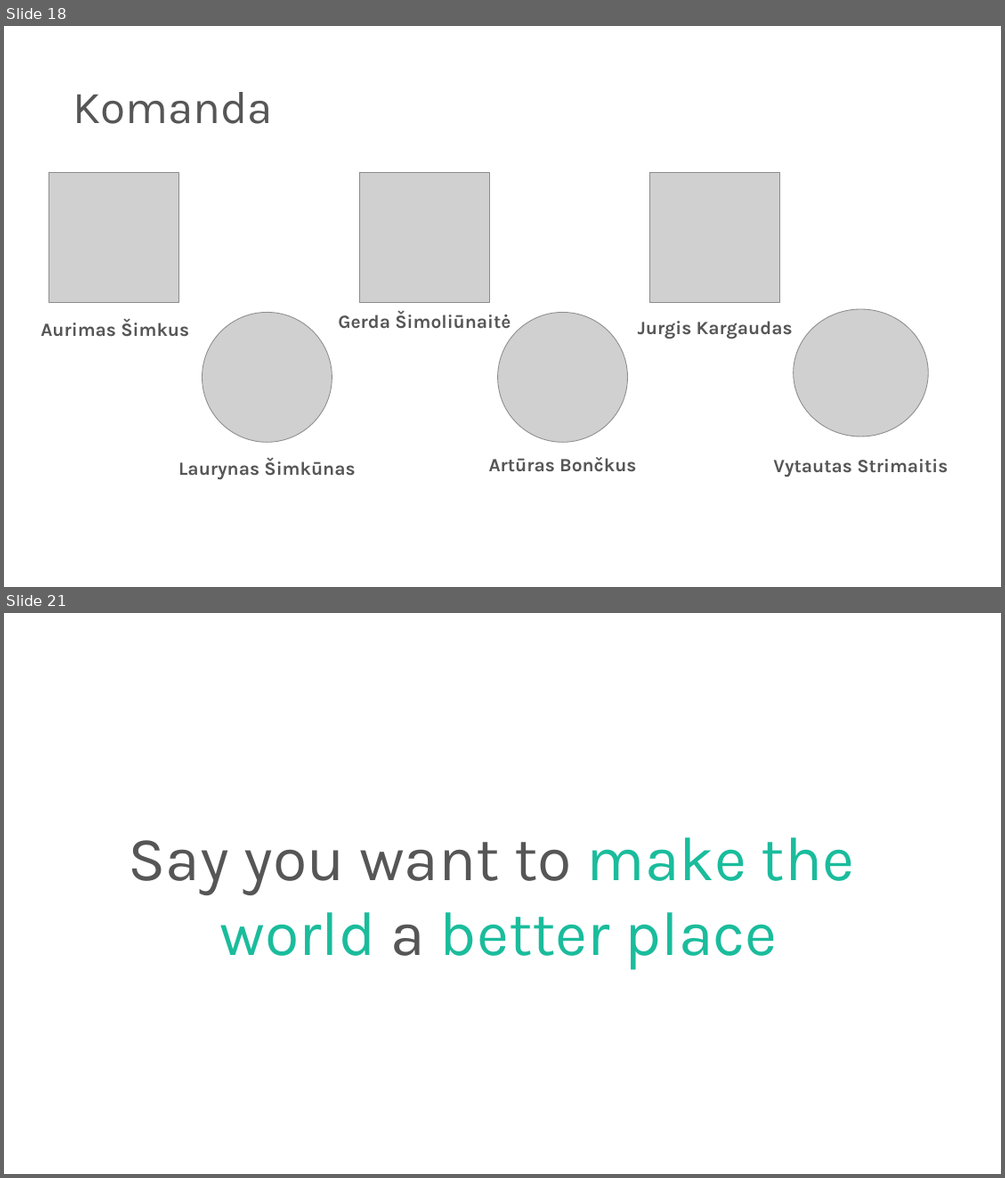
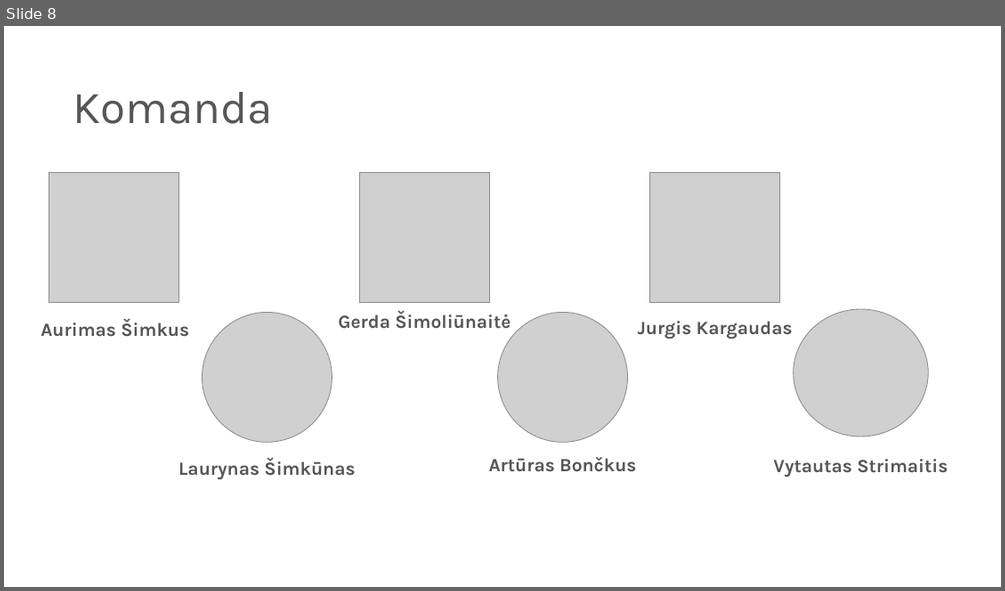
Before and after one commit to superhp/hack4vilnius2019, a slide deck: Hack4Vilnius2019.pptx. Shown one above the other, each under a label of ours: slides 18 and 21 before the commit, slide 8 after it; the slides between them are not shown. The pictures are 1005x1178 and 1005x591 pixels, drawn with LibreOffice and Linux fonts; fonts in the diff are those of the drawing; grey boxes stand for pictures. Boxes give left, top, right and bottom in pixels: in the first picture for what was removed or moved away, otherwise in the second. Text is boxed around its words. In the diff, an @@ line names an element or a change of style, - is before the commit and + after.

```diff
--- a/Hack4Vilnius2019.pptx
+++ b/Hack4Vilnius2019.pptx
@@ slide 21 removed at [4, 613, 1001, 1174], background #FFFFFF @@
@@ text removed at [128, 837, 854, 970] @@
-Say you want to make the
-world a better place
@@ what was slide 18 is now slide 8 @@
```
Also in this commit, not shown: 4 slides changed, 2 slides added, 26 other slides removed.
